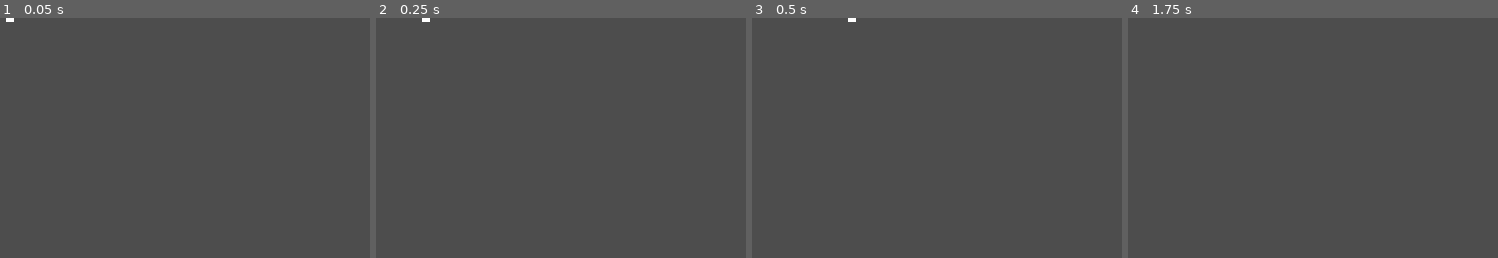
Above: before the commit, frames 1-4 (left to right).
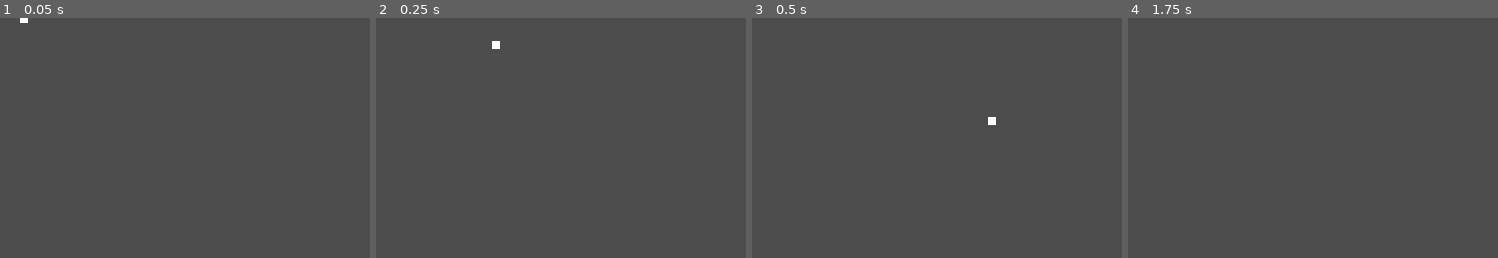
Above: after the commit, the same moments.

Repository: scottpetrovic/godot-choplifter-clone
Game: Godot game, scene res://Objects/EnemyBullet/EnemyBullet.tscn
The game is run twice, just before and just after one commit, with the same random seed, the same clock (stepped at 60 frames per second) and the same inputs. This scene is started directly instead of the project's main scene.
Inputs:
- Up to frame 1 (0.05 s): no input
- Up to frame 2 (0.25 s): no input
- Up to frame 3 (0.5 s): no input
- Up to frame 4 (1.75 s): tap Enter at 0.5 s; hold Right (ui_right) from 0.53 s (still down); tap Space (shoot) at 0.6, 1.25, 1.35 s; tap Up (ui_up) at 0.77, 1.52 s

The runs differ from the first frame. In frame 1, less than 0.1% of the frame differs, in the area x 1-8%, y 0-3%; in frame 2, 0.1%, in the area x 12-34%, y 0-13%; in frame 3, 0.1%; in frame 4, nothing differs.

Commit message:
Add gravity to the enemy bullet

Diff:
--- a/Objects/EnemyBullet/enemy_bullet.gd
+++ b/Objects/EnemyBullet/enemy_bullet.gd
@@ -2,35 +2,31 @@
 extends Area2D
 
 @onready var lifetime_timer: Timer = $LifetimeTimer
-const BULLET_SPEED = 50
-
+const BULLET_SPEED = 120
+const GRAVITY = 200  # Adjust this value to control gravity strength
+var velocity: Vector2
 var _rotation: float = 0
 
-# Called when the node enters the scene tree for the first time.
 func _ready() -> void:
-
 	add_to_group("EnemyBullet")
-
 	body_entered.connect(_body_entered)
 
-	lifetime_timer.wait_time = 1.5
+	lifetime_timer.wait_time = 1.0
 	lifetime_timer.one_shot = true
-	lifetime_timer.timeout.connect( func(): queue_free() )
+	lifetime_timer.timeout.connect(func(): queue_free())
 	lifetime_timer.start()
 
+	# Initialize the velocity based on rotation and speed
+	velocity = Vector2.RIGHT.rotated(rotation) * BULLET_SPEED
 
 func _body_entered(body: Node2D) -> void:
-
-	#print(body.name)
 	if body.has_method("hit"):
 		body.hit()
-
 	queue_free()
 
+func _process(delta: float) -> void:
+	# Apply gravity to the velocity
+	velocity.y += GRAVITY * delta
 
-# Called every frame. 'delta' is the elapsed time since the previous frame.
-func _process(delta: float) -> void:
-	# just shoot straight locally. We should already be rotated
-	var direction = Vector2.RIGHT.rotated(rotation)
-	position += direction * BULLET_SPEED * delta
-	pass
+	# Move the bullet using the velocity
+	position += velocity * delta
